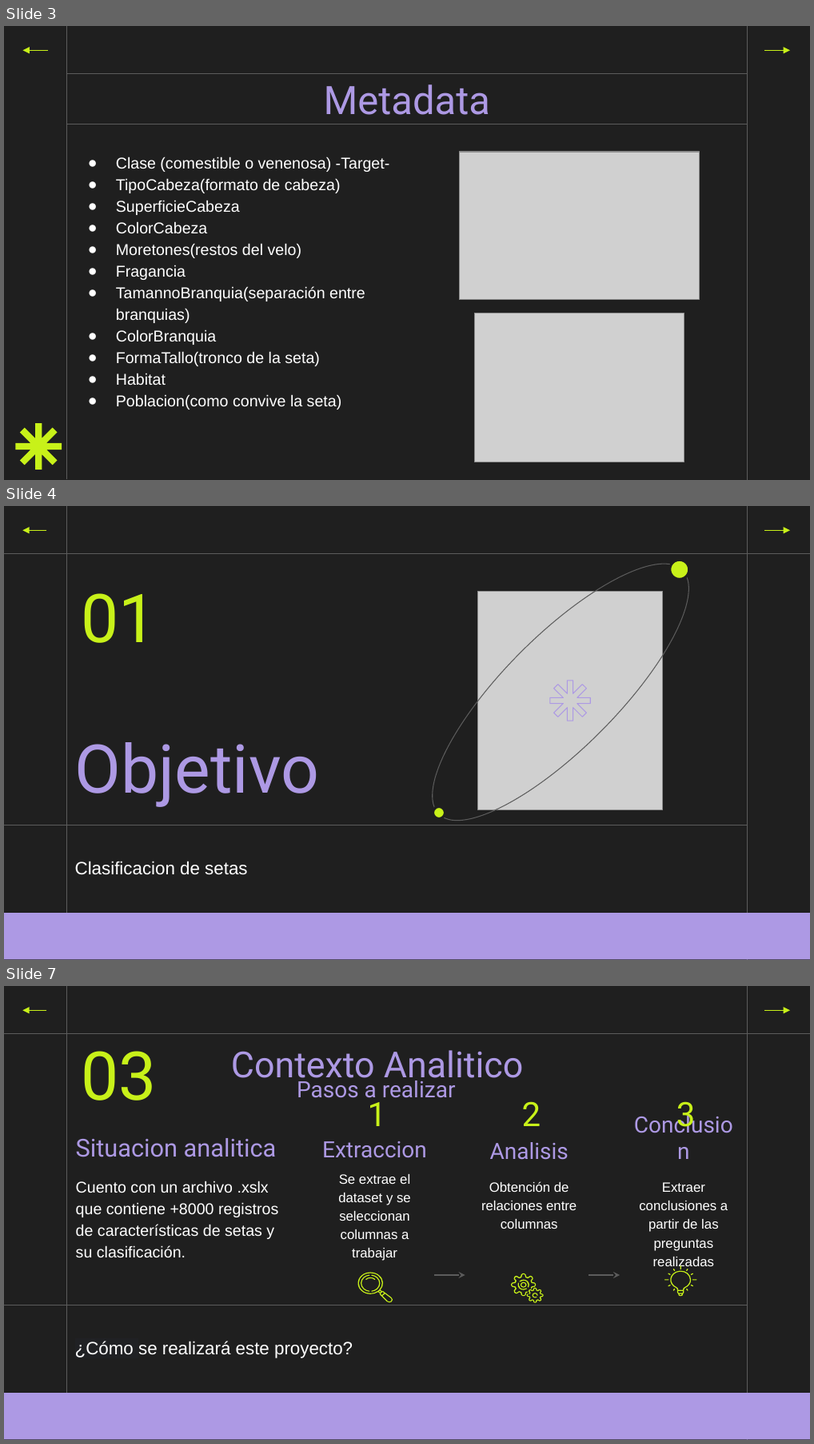
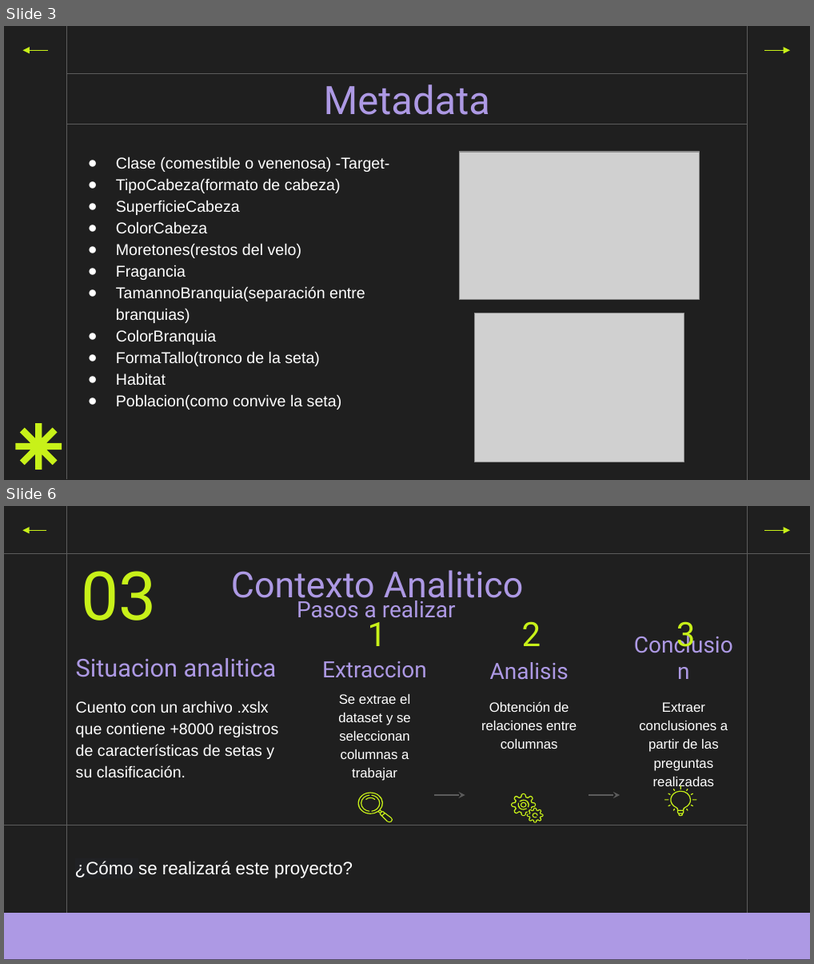
Before and after one commit to Sikriolc/DSCoder, a slide deck: DesafioFinalDS/Presentacion Final.pptx. Shown one above the other, each under a label of ours: slides 3, 4 and 7 before the commit, slides 3 and 6 after it; the slides between them are not shown. The pictures are 814x1444 and 814x964 pixels, drawn with LibreOffice and Linux fonts; fonts in the diff are those of the drawing; grey boxes stand for pictures. Boxes give left, top, right and bottom in pixels: in the first picture for what was removed or moved away, otherwise in the second. Text is boxed around its words. In the diff, an @@ line names an element or a change of style, - is before the commit and + after.

```diff
--- a/DesafioFinalDS/Presentacion Final.pptx
+++ b/DesafioFinalDS/Presentacion Final.pptx
@@ slide 4 removed at [4, 506, 810, 960], background #1F1F1F; not listed: 4 template elements that a slide beside it also shows @@
@@ arrow removed from (46, 530) to (22, 530) @@
@@ ellipse removed at [399, 530, 723, 854] @@
@@ arrow removed from (766, 530) to (790, 530) @@
@@ ellipse removed at [670, 560, 690, 580] @@
@@ title removed at [82, 593, 157, 643] @@
-01
@@ picture removed at [478, 591, 663, 809] @@
@@ freeform shape removed at [550, 680, 590, 720] @@
@@ title removed at [75, 742, 319, 807] @@
-Objetivo
@@ ellipse removed at [433, 806, 445, 818] @@
@@ line removed from (746, 824) to (4, 824) @@
@@ subtitle removed at [75, 860, 247, 875] @@
-Clasificacion de setas
@@ what was slide 7 is now slide 6 @@
```
Also in this commit, not shown: 4 slides changed.
